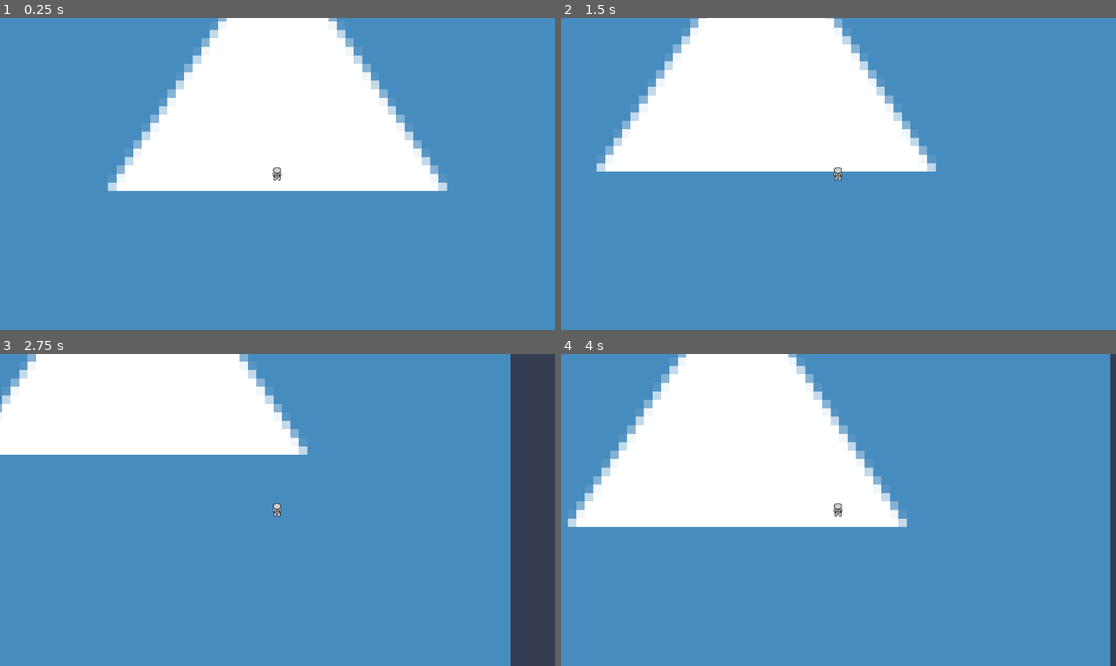
Above: before the commit, frames 1-4 (two rows, left to right).
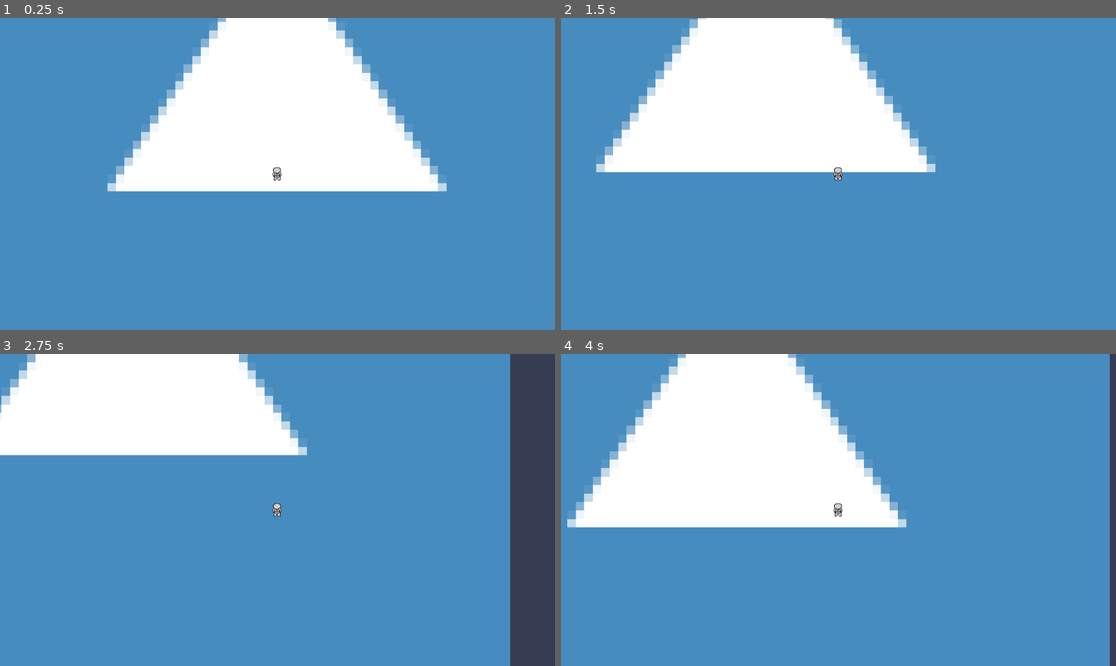
Above: after the commit, the same moments.

Repository: Troublinggem14/Astro
Game: Godot game, scene res://main.tscn
The game is run twice, just before and just after one commit, with the same random seed, the same clock (stepped at 60 frames per second) and the same inputs. The engine's default icon, where the game draws it, is replaced by a stand-in: a white triangle on a blue panel in a dark square.
Inputs:
- Up to frame 1 (0.25 s): no input
- Up to frame 2 (1.5 s): tap Enter at 0.5 s; hold D (right) 0.53-1.28 s; hold Down (down) from 1.28 s (still down)
- Up to frame 3 (2.75 s): release Down (down) at 2.03 s; hold D (right) from 2.03 s (still down)
- Up to frame 4 (4 s): release D (right) at 2.78 s; hold Up (up) 2.78-3.53 s; hold Left (left) from 3.53 s (still down)

The runs differ from the first frame. In frame 1, 0.7% of the frame differs, in the area x 19-81%, y 0-56%; in frame 2, 0.5%; in frame 3, 0.4%; in frame 4, 0.8%, in the area x 1-99%, y 0-100%.

Commit message:
Update level_base.tscn

Diff:
--- a/Levels/level_base.tscn
+++ b/Levels/level_base.tscn
@@ -5,5 +5,6 @@
 [node name="Level_base" type="Node2D" unique_id=823952948]
 
 [node name="TestBackground" type="Sprite2D" parent="." unique_id=1692146758]
+position = Vector2(-1, 1)
 scale = Vector2(17.6, 17.6)
 texture = ExtResource("1_4uu8v")
